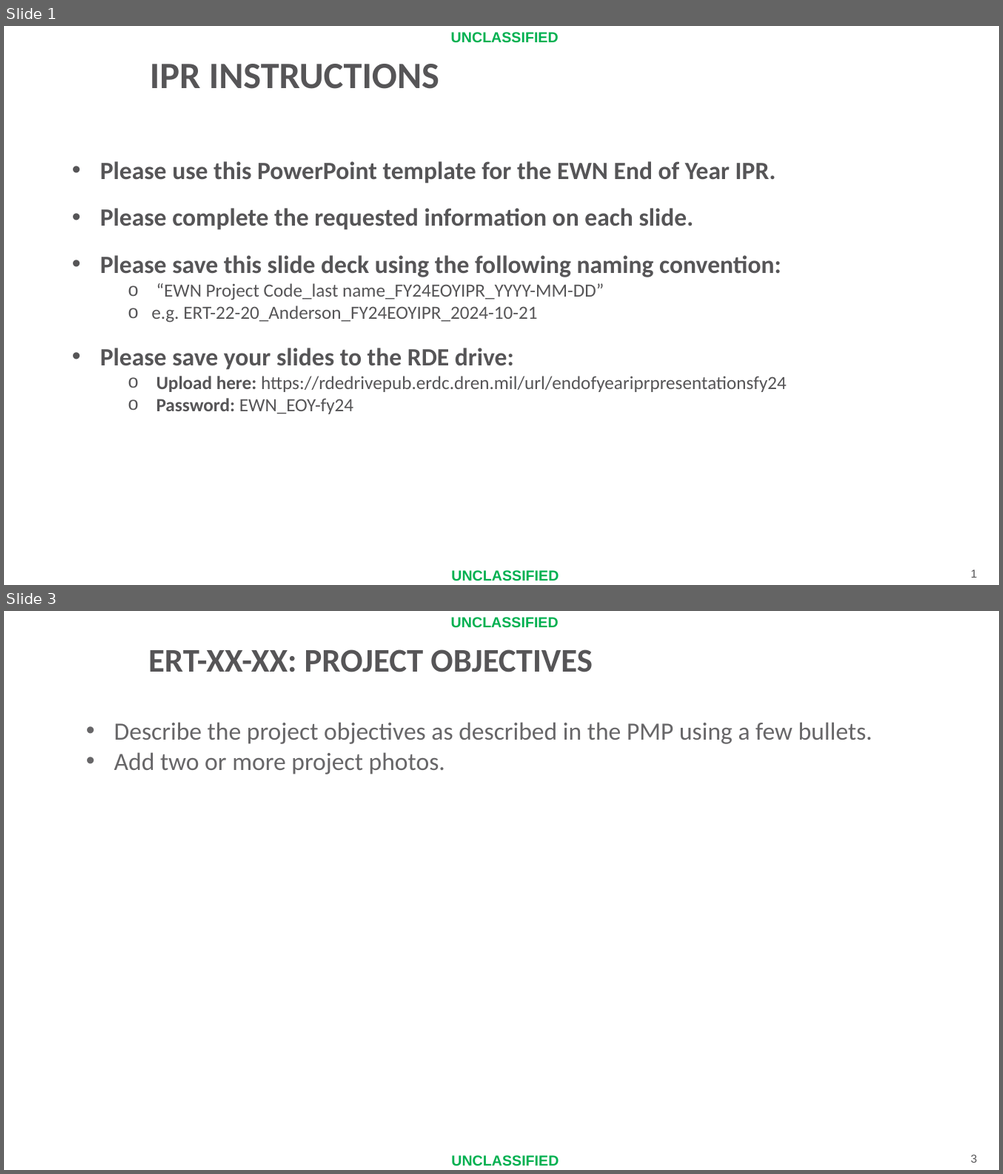
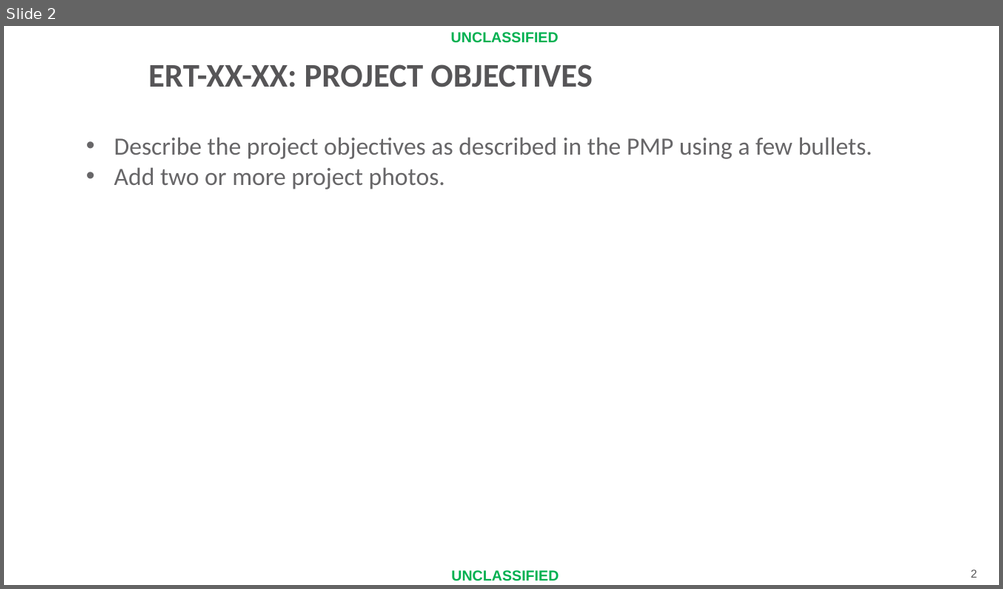
Before and after one commit to EcohydrologyTeam/Presentations, a slide deck: 2024/2024-10-18 NEWN IPR Updates/ERT-23-10_Steissberg_FY24EOYIPR_2024-10-18.pptx. Shown one above the other, each under a label of ours: slides 1 and 3 before the commit, slide 2 after it; the slides between them are not shown. The pictures are 1003x1174 and 1003x589 pixels, drawn with LibreOffice and Linux fonts; fonts in the diff are those of the drawing; background and template pictures are left out. Boxes give left, top, right and bottom in pixels: in the first picture for what was removed or moved away, otherwise in the second. Text is boxed around its words. In the diff, an @@ line names an element or a change of style, - is before the commit and + after.

```diff
--- a/2024/2024-10-18 NEWN IPR Updates/ERT-23-10_Steissberg_FY24EOYIPR_2024-10-18.pptx
+++ b/2024/2024-10-18 NEWN IPR Updates/ERT-23-10_Steissberg_FY24EOYIPR_2024-10-18.pptx
@@ slide 1 removed at [4, 26, 999, 585], background #FFFFFF; not listed: 4 template elements that a slide beside it also shows @@
@@ title removed at [150, 64, 439, 89] @@
-IPR INSTRUCTIONS
@@ text removed at [100, 161, 786, 414] @@
-• Please use this PowerPoint template for the EWN End of Year IPR.
-• Please complete the requested information on each slide.
-• Please save this slide deck using the following naming convention:
-      o “EWN Project Code_last name_FY24EOYIPR_YYYY-MM-DD”
-      o e.g. ERT-22-20_Anderson_FY24EOYIPR_2024-10-21
-• Please save your slides to the RDE drive:
-      o Upload here: https://rdedrivepub.erdc.dren.mil/url/endofyeariprpresentationsfy24
-      o Password: EWN_EOY-fy24
@@ what was slide 3 is now slide 2 @@
@@ page number at [970, 570, 977, 578]: text changed @@
-3
+2
```
Also in this commit, not shown: 1 slide changed.
